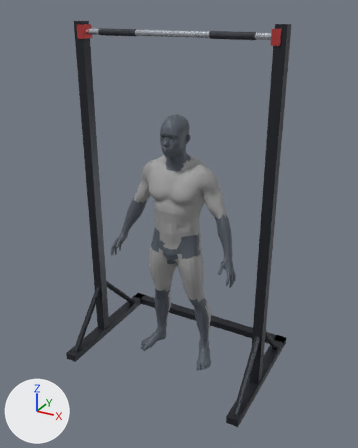
An edit to the glTF model assets_3d/exported_glb/wide_grip_pullup.glb, drawn before and after from the same camera.
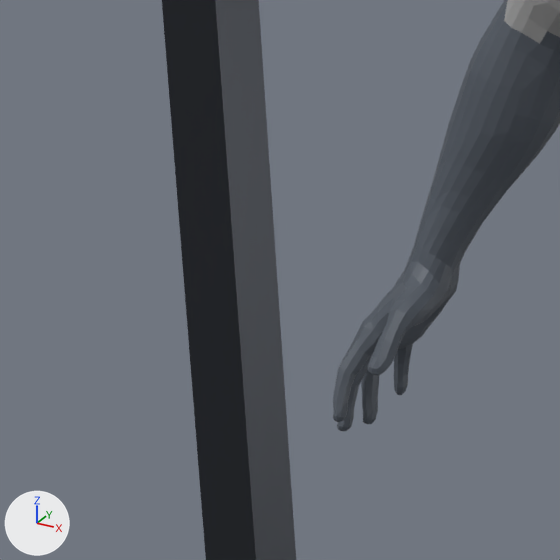
The first picture shows the older version from a 50 mm lens placed at (1.47, -2.64, 2.38), pointed at (0.02, 0.01, 1.06). The close-ups show the older and then the newer version on the part from 18% to 40% of the width and 44% to 61% of the height of that picture. Only the edits that show in the close-ups are written down. Lighting does not change. The marker at lower left points along +X, +Y and +Z. Where no turn or scale is listed for an object, it has been applied to the vertices. Vertices at exactly the same position are counted once.

In view in the first close-up: 'Body_Joints_Hands_Feet', 'Equip_PullupRack', 'Mesh_Muscle_Biceps'.
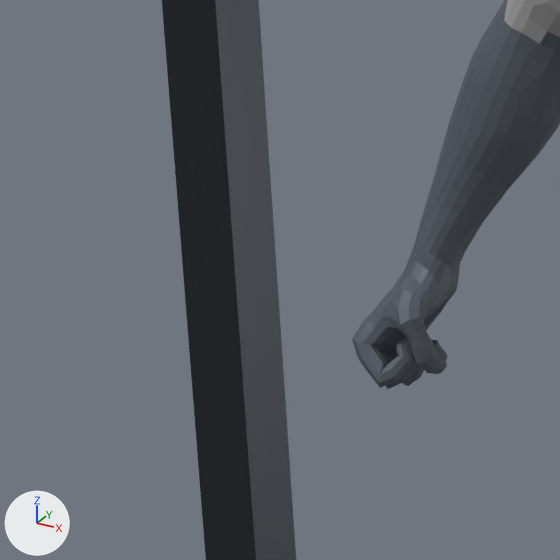
The change, as a list of edits to the scene's bpy script:
```text
Change me_body_joints_hands_feet:
    used by ob_body_joints_hands_feet; location = (0.0, 0.0, 0.0)
    remove me_body_joints_hands_feet.from_pydata(...)  # 2846 vertices, 5439 faces; spans x -0.464..0.464, y -0.153..0.146, z 0.0..1.464
    add me_body_joints_hands_feet.from_pydata(...)  # 2897 vertices, 5541 faces; spans x -0.456..0.456, y -0.121..0.146, z 0.0..1.465
    me_body_joints_hands_feet part 1: 26 vertices moved from x -0.45..-0.372, y -0.117..-0.025, z 0.827..0.914 to x -0.456..-0.367, y -0.112..-0.023, z 0.832..0.914; 322 vertices removed from x -0.464..-0.329, y -0.152..0.041, z 0.756..1.12; 358 vertices added at x -0.452..-0.334, y -0.121..0.037, z 0.796..1.117
    other edits to the shape of me_body_joints_hands_feet do not show in these pictures
```

Changed parts and their boxes [x1, y1, x2, y2] in the close-ups (560 x 560 px; the box of a moved part takes in the faces that stretch with it):
'Body_Joints_Hands_Feet', reshaped
    before: [333, 0, 560, 431]
    after: [352, 0, 560, 389]
part 1 of me_body_joints_hands_feet, moved or reshaped
    before: [333, 55, 540, 431]
    after: [352, 55, 540, 389]
